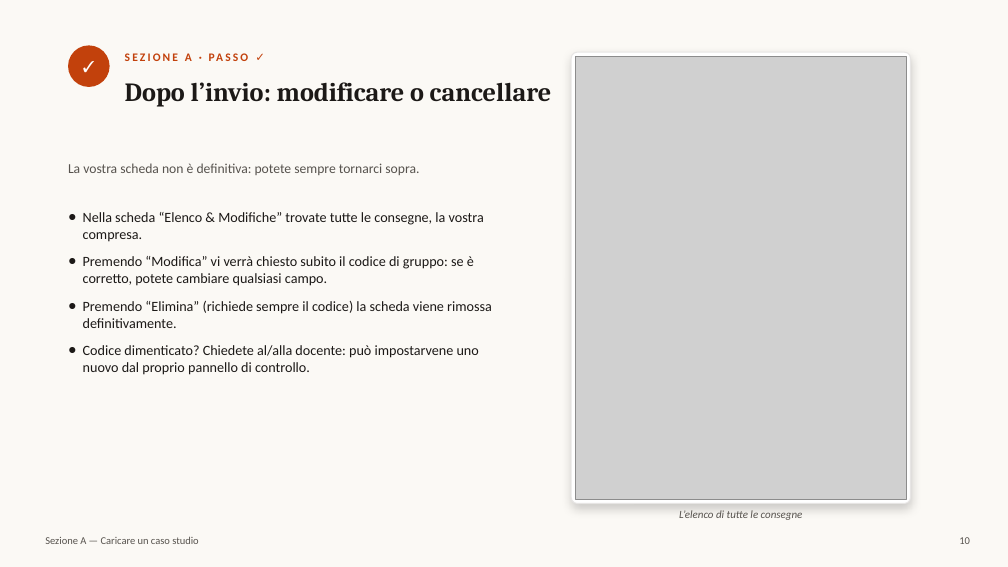
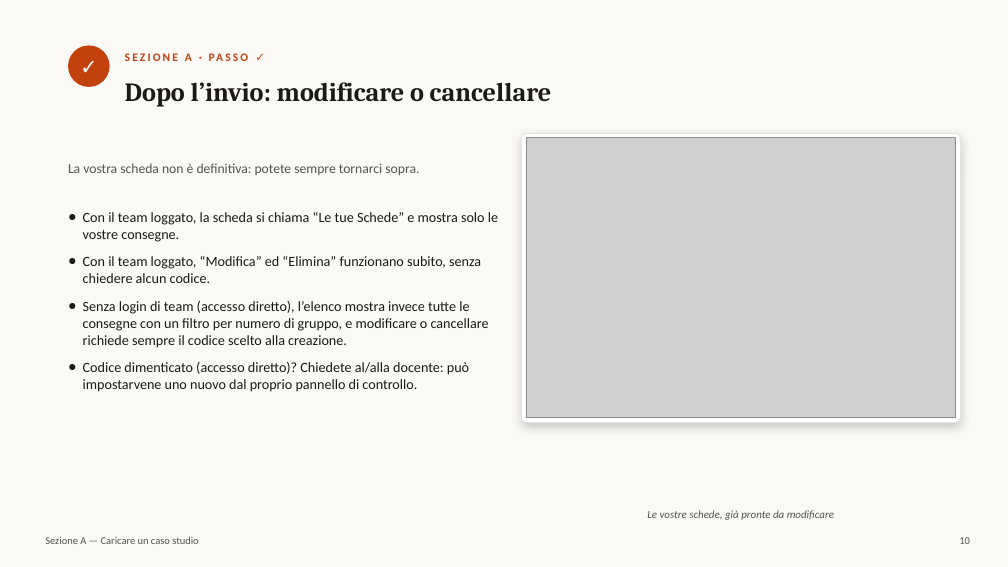
Before and after one commit to leonardomoiso-wq/design3v3, a slide deck: slide 10 of public/manuali/manuale-design-case-studies.pptx. Drawn at 1008x567 pixels with LibreOffice and Linux fonts; fonts in the diff are those of the drawing; grey boxes stand for pictures. Boxes give left, top, right and bottom in pixels: in the first picture for what was removed or moved away, otherwise in the second. Text is boxed around its words. In the diff, an @@ line names an element or a change of style, - is before the commit and + after.

```diff
--- a/public/manuali/manuale-design-case-studies.pptx
+++ b/public/manuali/manuale-design-case-studies.pptx
@@ rounded rectangle: place and size @@
-rounded rectangle at (572, 52, 911, 504)
+rounded rectangle at (522, 133, 961, 422)
@@ picture: place and size @@
-picture at (576, 57, 907, 499)
+picture at (526, 138, 957, 417)
@@ text at (83, 212, 498, 392): text changed @@
-● Nella scheda “Elenco & Modifiche” trovate tutte le consegne, la vostra compresa.
-● Premendo “Modifica” vi verrà chiesto subito il codice di gruppo: se è corretto, potete cambiare qualsiasi campo.
-● Premendo “Elimina” (richiede sempre il codice) la scheda viene rimossa definitivamente.
-● Codice dimenticato? Chiedete al/alla docente: può impostarvene uno nuovo dal proprio pannello di controllo.
+● Con il team loggato, la scheda si chiama “Le tue Schede” e mostra solo le vostre consegne.
+● Con il team loggato, “Modifica” ed “Elimina” funzionano subito, senza chiedere alcun codice.
+● Senza login di team (accesso diretto), l’elenco mostra invece tutte le consegne con un filtro per numero di gruppo, e modificare o cancellare richiede sempre il codice scelto alla creazione.
+● Codice dimenticato (accesso diretto)? Chiedete al/alla docente: può impostarvene uno nuovo dal proprio pannello di controllo.
@@ text at (647, 510, 834, 520): text changed @@
-L’elenco di tutte le consegne
+Le vostre schede, già pronte da modificare
```
Also in this commit, not shown: 13 other slides changed, 5 other files.
